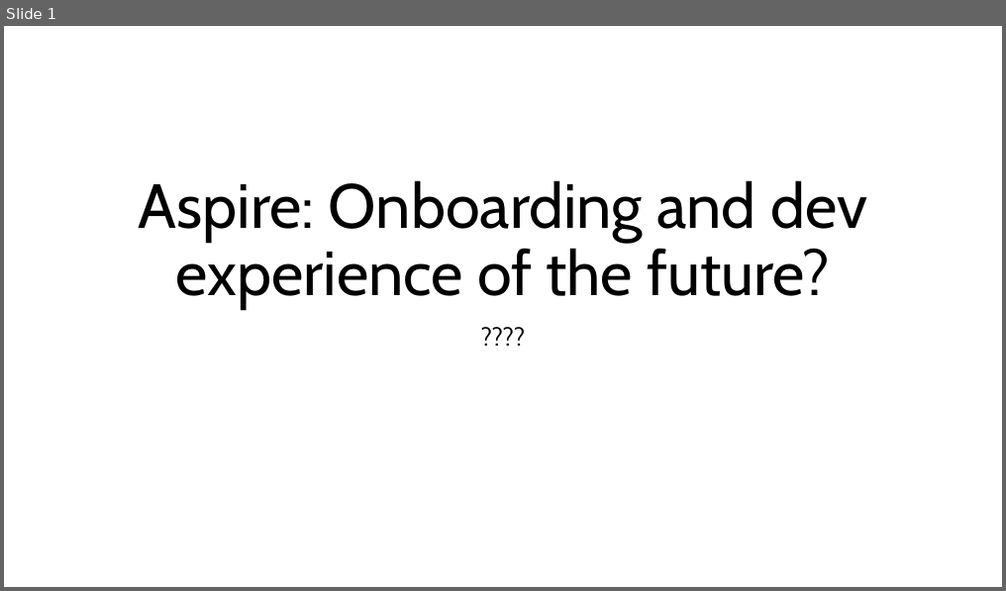
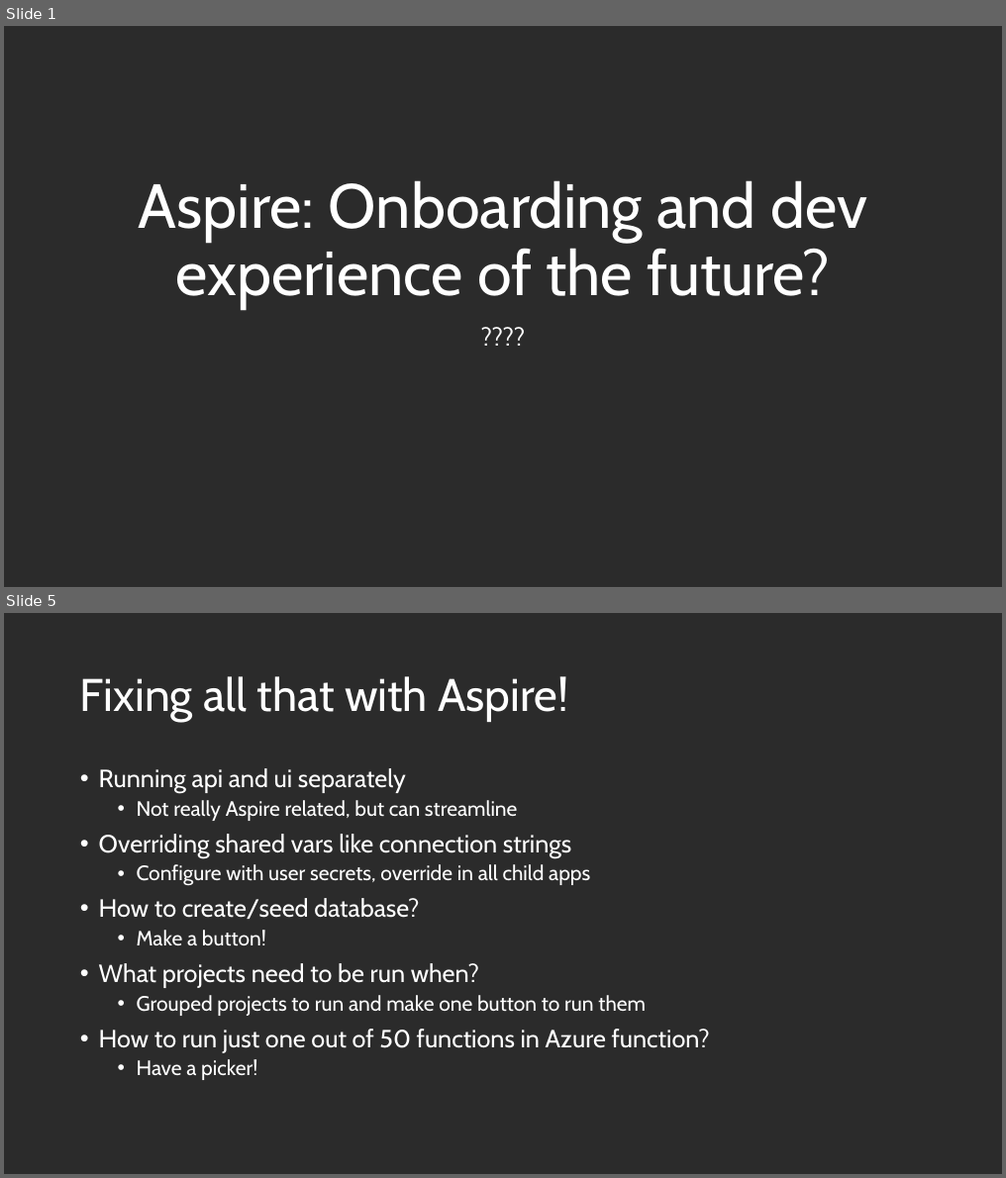
Before and after one commit to KFreon/Aspire-Onboarding-Talk, a slide deck: Aspire.pptx. Shown one above the other, each under a label of ours: slide 1 before the commit, slides 1 and 5 after it; the slides between them are not shown. The pictures are 1006x591 and 1006x1178 pixels, drawn with LibreOffice and Linux fonts; fonts in the diff are those of the drawing; background and template pictures are left out; a plain dark background stands for a picture behind light text. Boxes give left, top, right and bottom in pixels: in the first picture for what was removed or moved away, otherwise in the second. Text is boxed around its words. In the diff, an @@ line names an element or a change of style, - is before the commit and + after.

```diff
--- a/Aspire.pptx
+++ b/Aspire.pptx
@@ slide 5 added at bbox=[4, 613, 1002, 1174], background picture (left out) @@
@@ title added at bbox=[80, 676, 568, 722], 44 pt, text #FFFFFF @@
+Fixing all that with Aspire!
@@ text added at bbox=[99, 768, 710, 1080], 24 pt, text #FFFFFF @@
+• Running api and ui separately
+  • Not really Aspire related, but can streamline
+• Overriding shared vars like connection strings
+  • Configure with user secrets, override in all child apps
+• How to create/seed database?
+  • Make a button!
+• What projects need to be run when?
+  • Grouped projects to run and make one button to run them
+• How to run just one out of 50 functions in Azure function?
+  • Have a picker!
@@ slide 1 changed as well @@
@@ background #FFFFFF to picture (left out) @@
@@ title "Aspire: Onboarding and dev experience ..." at bbox=[139, 180, 867, 310]: text colour #000000 to #FFFFFF @@
@@ subtitle "????" at bbox=[129, 321, 877, 457]: text colour #000000 to #FFFFFF @@
```
Also in this commit, not shown: 8 other slides added.
